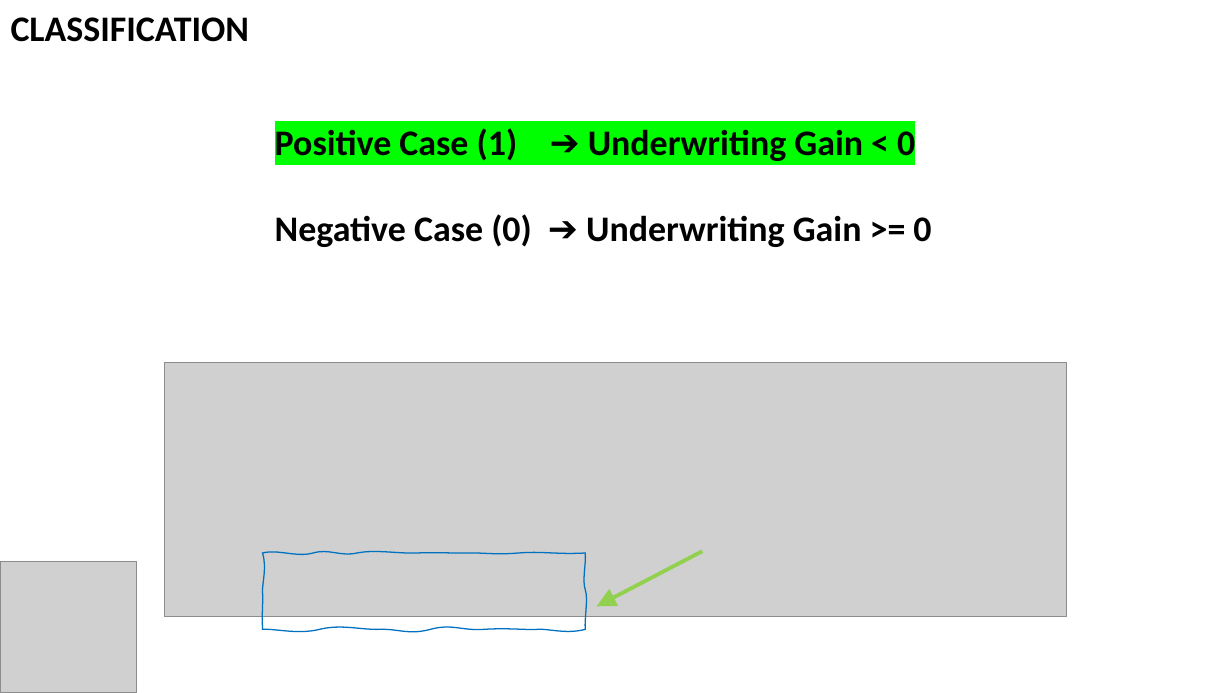
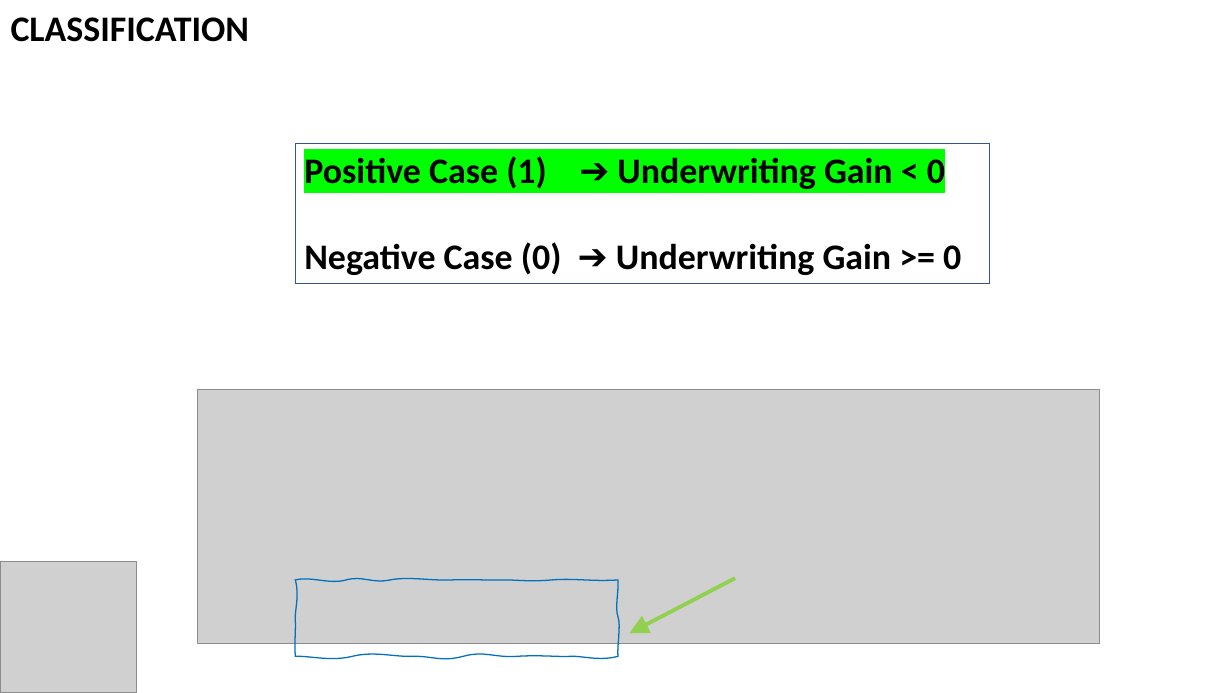
Before and after one commit to irwinwei73/GA-DSI-Capstone, a slide deck: slide 17 of Capstone_Final_Presentation.pptx (slide 14 before the commit). Drawn at 1232x693 pixels with LibreOffice and Linux fonts; fonts in the diff are those of the drawing; grey boxes stand for pictures. Boxes give left, top, right and bottom in pixels: in the first picture for what was removed or moved away, otherwise in the second. Text is boxed around its words. In the diff, an @@ line names an element or a change of style, - is before the commit and + after.

```diff
--- a/Capstone_Final_Presentation.pptx
+++ b/Capstone_Final_Presentation.pptx
@@ rectangle "Positive Case (1) ➔ Underwriting ...": place and size @@
-rectangle "Positive Case (1) ➔ Underwriting ..." at [275,128,931,247]
+rectangle "Positive Case (1) ➔ Underwriting ..." at [296,143,990,283]
@@ rectangle "Positive Case (1) ➔ Underwriting ..." at [296,143,990,283]: outline none to #325491 0.75 pt @@
@@ picture: place and size @@
-picture at [165,363,1067,617]
+picture at [198,390,1100,644]
@@ freeform shape: place and size @@
-freeform shape at [262,553,585,629]
+freeform shape at [296,580,618,657]
@@ arrow moved from (702, 552) - (597, 606) to (735, 579) - (629, 633) @@
```
Also in this commit, not shown: 5 other slides changed, 5 slides added.
